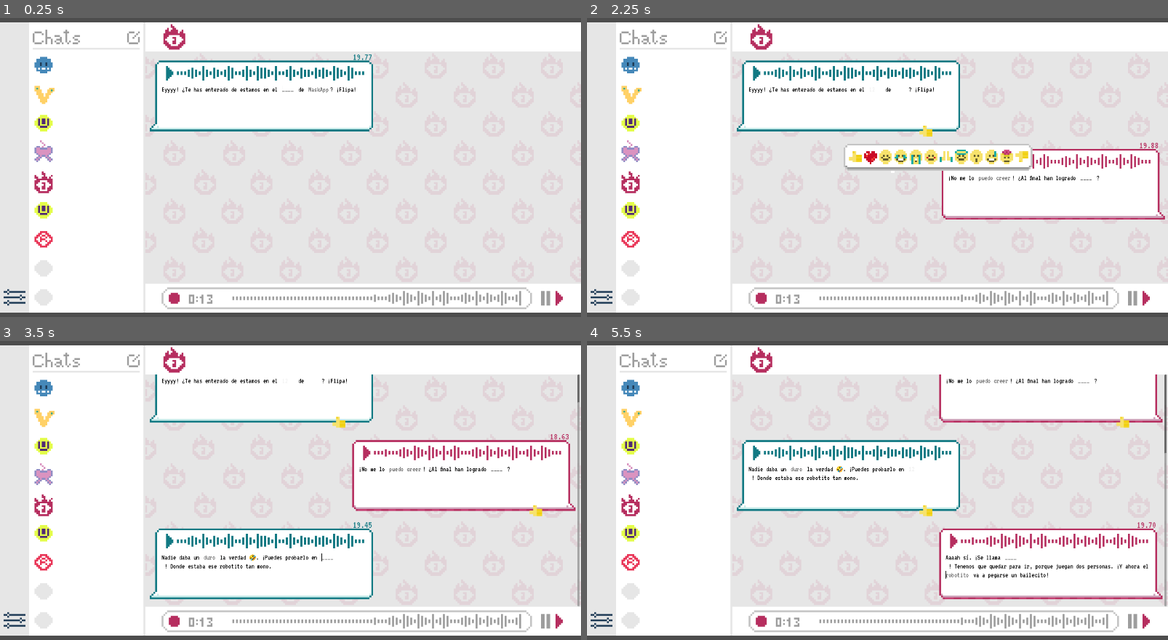
Above: before the commit, frames 1-4 (two rows, left to right).
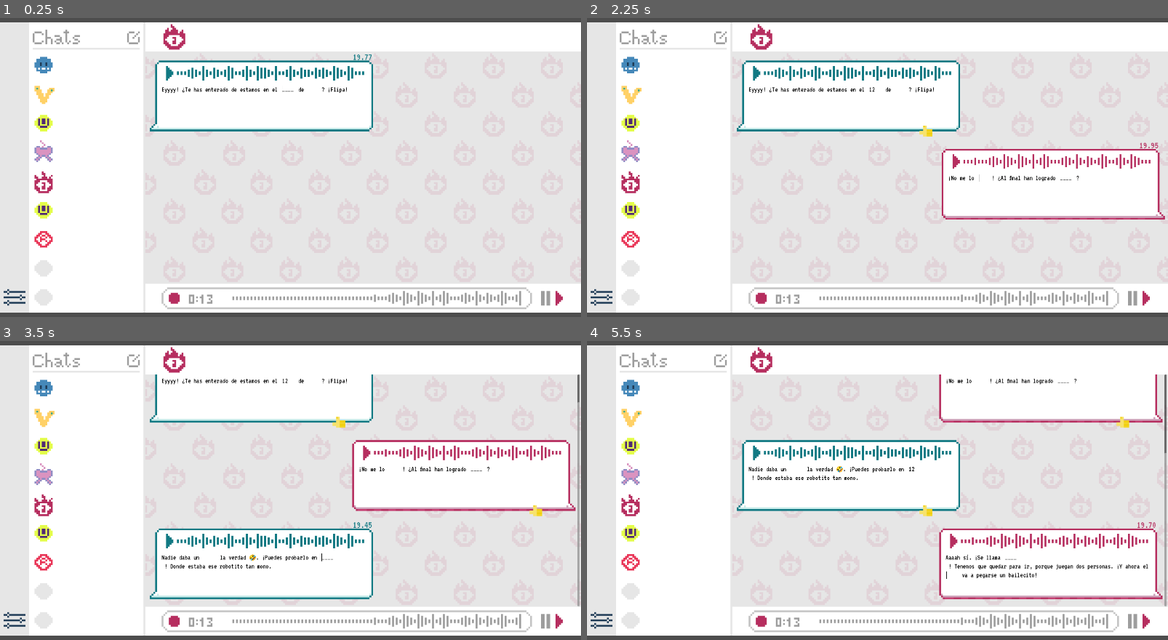
Above: after the commit, the same moments.

Repository: IES-Rafael-Alberti/mas_k_app
Game: Godot game, scene res://scenes/game.tscn
Same seed, same stepped clock (60 frames per second), same inputs: the game is played once before the commit and once after it.
Inputs (mouse positions are in pixels of both pictures, inside the frame that each line leads up to):
- Up to frame 1 (0.25 s): no input
- Up to frame 2 (2.25 s): click (877, 89) at 0.52 s; type "12" at 0.6 s; tap Enter (next) at 1.25 s; move the mouse to (1005, 152) at 1.27 s; hold Enter (next) 1.28-2.03 s; click (1005, 152) at 1.42 s; tap Tab (next_text) at 1.55, 2.1 s; tap Space at 2 s; move the mouse to (883, 68) at 2.02 s; click (883, 68) at 2.17 s
- Up to frame 3 (3.5 s): tap Enter (next) at 2.3, 2.75 s; move the mouse to (267, 478) at 2.77 s; hold Enter (next) from 2.78 s (still down); click (267, 478) at 2.92 s; tap Tab (next_text) at 3.05 s
- Up to frame 4 (5.5 s): release Enter (next) at 3.5 s; click (912, 556) at 3.52 s; type "12" at 3.6 s; move the mouse to (848, 556) at 4.27 s; tap Tab (next_text) at 4.35, 5.3 s; click (848, 556) at 4.42 s; tap Enter (next) at 4.55 s; tap Space at 5 s; move the mouse to (883, 535) at 5.02 s; hold Enter (next) from 5.03 s (still down); click (883, 535) at 5.17 s

The runs differ from the first frame. In frame 1, less than 0.1% of the frame differs, in the area x 53-62%, y 23-26%; in frame 2, 2.7%, in the area x 44-99%, y 23-55%; in frame 3, 0.2%; in frame 4, 0.3%.

Commit message:
temporal trailer

Diff:
--- a/project.godot
+++ b/project.godot
@@ -42,6 +42,6 @@
 }
 next_text={
 "deadzone": 0.2,
-"events": [Object(InputEventKey,"resource_local_to_scene":false,"resource_name":"","device":0,"window_id":0,"alt_pressed":false,"shif …(180 unchanged characters)…
+"events": [Object(InputEventKey,"resource_local_to_scene":false,"resource_name":"","device":-1,"window_id":0,"alt_pressed":false,"shif …(180 unchanged characters)…
 ]
 }
--- /dev/null
+++ b/scenes/meca_edit.tscn
@@ -0,0 +1,57 @@
+[gd_scene format=3 uid="uid://bvo7bd16vdg8r"]
+
+[ext_resource type="Theme" uid="uid://dd4mjbdjh70dg" path="res://themes/inputtext.tres" id="1_07kr6"]
+[ext_resource type="Script" uid="uid://571s3ktyw33k" path="res://scripts/meca_edit.gd" id="2_07kr6"]
+
+[sub_resource type="StyleBoxEmpty" id="StyleBoxEmpty_uwrxv"]
+
+[sub_resource type="StyleBoxEmpty" id="StyleBoxEmpty_yqjtg"]
+
+[sub_resource type="StyleBoxEmpty" id="StyleBoxEmpty_lnu2h"]
+
+[sub_resource type="StyleBoxEmpty" id="StyleBoxEmpty_qchl5"]
+
+[sub_resource type="StyleBoxEmpty" id="StyleBoxEmpty_7eqac"]
+
+[sub_resource type="StyleBoxEmpty" id="StyleBoxEmpty_ylqc8"]
+
+[node name="LineEdit" type="LineEdit" unique_id=1219361879]
+theme = ExtResource("1_07kr6")
+theme_override_styles/normal = SubResource("StyleBoxEmpty_uwrxv")
+theme_override_styles/read_only = SubResource("StyleBoxEmpty_yqjtg")
+theme_override_styles/focus = SubResource("StyleBoxEmpty_lnu2h")
+placeholder_text = "______________________________"
+editable = false
+expand_to_text_length = true
+context_menu_enabled = false
+emoji_menu_enabled = false
+shortcut_keys_enabled = false
+middle_mouse_paste_enabled = false
+selecting_enabled = false
+deselect_on_focus_loss_enabled = false
+drag_and_drop_selection_enabled = false
+flat = true
+script = ExtResource("2_07kr6")
+
+[node name="LineEdit" type="LineEdit" parent="." unique_id=1182377698]
+layout_mode = 0
+offset_left = 3.0
+offset_top = 1.0
+offset_right = 292.0
+offset_bottom = 26.0
+theme = ExtResource("1_07kr6")
+theme_override_styles/normal = SubResource("StyleBoxEmpty_qchl5")
+theme_override_styles/read_only = SubResource("StyleBoxEmpty_7eqac")
+theme_override_styles/focus = SubResource("StyleBoxEmpty_ylqc8")
+editable = false
+context_menu_enabled = false
+emoji_menu_enabled = false
+shortcut_keys_enabled = false
+middle_mouse_paste_enabled = false
+selecting_enabled = false
+deselect_on_focus_loss_enabled = false
+drag_and_drop_selection_enabled = false
+flat = true
+
+[connection signal="editing_toggled" from="." to="." method="_on_editing_toggled"]
+[connection signal="text_changed" from="." to="." method="_on_text_changed"]
--- a/scripts/conversation.gd
+++ b/scripts/conversation.gd
@@ -5,7 +5,7 @@
 
 var normal_text_scene: PackedScene = load("res://scenes/line_text.tscn")
 var masked_text_scene: PackedScene = load("res://scenes/line_edit.tscn")
-var meca_text_scene: PackedScene = load("res://scenes/line_edit.tscn")
+var meca_text_scene: PackedScene = load("res://scenes/meca_edit.tscn")
 
 var masked_fields: Array[LineEdit]
 var current_text: int = 0
@@ -15,17 +15,16 @@
 func _init(dialog, _conversation_panel):
 	conversation_panel = _conversation_panel
 	load_file(dialog, _conversation_panel.get_panel())
-	masked_fields[current_text].editable = true
-	masked_fields[current_text].grab_focus()
+	masked_fields[current_text].activate()
 
 func next_text():
-	masked_fields[current_text].editable = false
+	if current_text >= masked_fields.size():
+		masked_fields[current_text].deactivate()
 	current_text += 1
 	if current_text >= masked_fields.size():
 		conversation_panel.next_action()
 	else:
-		masked_fields[current_text].editable = true
-		masked_fields[current_text].grab_focus()
+		masked_fields[current_text].activate()
 
 func load_file(dialog: String, text_container):
 	var current_state = states.NORMAL
@@ -52,15 +51,14 @@
 					current_state = states.MECA
 					add_masked_text(temporal_text, text_container)
 					temporal_text = ""
-			" ":
+			_:
 				if current_state == states.MASKED:
 					current_state = states.NORMAL
 					add_masked_text(temporal_text, text_container)
-					temporal_text = " "
+					temporal_text = character
 				else:
-					temporal_text += " "
-			_:
-				temporal_text += character
+					temporal_text += character
+
 	if temporal_text:
 		if current_state == states.NORMAL:
 			add_normal_text(temporal_text, text_container)
@@ -80,6 +78,6 @@
 
 func add_meca_text(text: String, text_container):
 	var instance = meca_text_scene.instantiate()
-	instance.placeholder_text = text
+	instance.set_meca_text(text)
 	masked_fields.append(instance)
 	text_container.add_child(instance)
--- a/scripts/game.gd
+++ b/scripts/game.gd
@@ -42,7 +42,7 @@
 	if event.is_action_pressed("next") and not current_phase:
 		current_conversation.conversation_panel.stop_timer()
 		next_action()
-	if event.is_action_pressed("next_text"):
+	if event.is_action_pressed("next_text") and not current_phase:
 		current_conversation.next_text()
 	scroll_container.set_deferred("scroll_vertical", scroll_container.get_v_scroll_bar().max_value)
 
@@ -61,7 +61,8 @@
 		current_player %= 2
 		current_dialog += 1
 		if current_dialog >= dialogs.size():
-			get_tree().change_scene_to_file("res://scenes/main.tscn")
+			await get_tree().create_timer(10).timeout
+			get_tree().quit()
 			return
 	var conversation = players[current_player].instantiate()
 	conversations_panel.add_child(conversation)
--- a/scripts/line_edit.gd
+++ b/scripts/line_edit.gd
@@ -1,6 +1,14 @@
 extends LineEdit
 
 var container_margin = 10.0
+
+func activate():
+	editable = true
+	grab_focus()
+
+func deactivate():
+	editable = false
+
 
 func _on_resized() -> void:
 	var line_edit = get_viewport().gui_get_focus_owner()
--- /dev/null
+++ b/scripts/meca_edit.gd
@@ -0,0 +1,20 @@
+extends LineEdit
+
+@export var meca_text: String
+
+func set_meca_text(_text: String):
+	meca_text = text
+	placeholder_text = "_".repeat(meca_text.length())
+
+func activate():
+	$LineEdit.editable = true
+	$LineEdit.grab_focus()
+
+func deactivate():
+	$LineEdit.editable = false
+
+func _on_text_changed(new_text: String) -> void:
+	pass # Replace with function body.
+
+func _on_editing_toggled(toggled_on: bool) -> void:
+	pass # Replace with function body.
--- a/themes/inputtext.tres
+++ b/themes/inputtext.tres
@@ -9,7 +9,9 @@
 LineEdit/colors/caret_color = Color(0, 0, 0, 1)
 LineEdit/colors/font_color = Color(0, 0, 0, 1)
 LineEdit/colors/font_placeholder_color = Color(0, 0, 0, 0.6)
+LineEdit/colors/font_uneditable_color = Color(0, 0, 0, 1)
 LineEdit/font_sizes/font_size = 24
 LineEdit/fonts/font = ExtResource("1_xx3mc")
+TextEdit/colors/font_color = Color(0, 0, 0, 1)
 TextEdit/font_sizes/font_size = 16
 TextEdit/fonts/font = ExtResource("1_xx3mc")
Not shown, added: art/assets/favicon.png.import
Not shown, added: art/assets/reproductor-inferior-azul.png.import
Not shown, added: art/assets/reproductor-inferior-rosa.png.import
Not shown, added: scripts/meca_edit.gd.uid
Not shown, changed: text/visitor.txt
